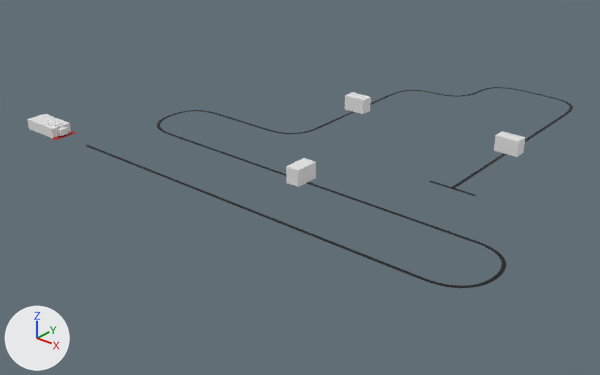
An edit to the Blender file main/main.blend, drawn before and after from the same camera.
Camera for both pictures: a 50 mm camera at (3.03, -2.11, 1.49) aimed at (0.7, 0.7, -0.26). Lighting does not change. The marker at lower left points along +X, +Y and +Z.

The older version as bpy lines, for what is in view:
```python
me_cube = bpy.data.meshes.new('Cube')
me_cube.from_pydata(...)  # a box spanning x 1.4725..1.5875, y 1.1475..1.2125, z 0.0..0.075
me_cube_003 = bpy.data.meshes.new('Cube.003')
me_cube_003.from_pydata(...)  # a box spanning x 0.6225..0.7375, y 1.1475..1.2125, z 0.0..0.075
me_cube_004 = bpy.data.meshes.new('Cube.004')
me_cube_004.from_pydata(...)  # a box spanning x 0.9675..1.0325, y 0.2825..0.3975, z 0.0..0.075
me_cube_014 = bpy.data.meshes.new('Cube.014')
me_cube_014.from_pydata(...)  # a box spanning x -0.1..0.1, y -0.1..0.1, z -0.1..0.1
me_plane = bpy.data.meshes.new('Plane')
me_plane.from_pydata([(-0.009, -0.009, 0.0), (0.009, -0.009, 0.0), (-0.009, 0.009, 0.0), (0.009, 0.009, 0.0)], [], [(0, 1, 3, 2)])
me_plane.materials.append(mat_material)  # black #000000
ob_cube = bpy.data.objects.new('Cube', me_cube)
ob_cube.location = (0.0, 0.0, 0.0)
ob_cube_001 = bpy.data.objects.new('Cube.001', me_cube_004)
ob_cube_001.location = (0.0, 0.0, 0.0)
ob_cube_002 = bpy.data.objects.new('Cube.002', me_cube_003)
ob_cube_002.location = (0.0, 0.0, 0.0)
ob_plane = bpy.data.objects.new('Plane', me_plane)
ob_plane.location = (0.0, 0.0, 0.0)
_m = ob_plane.modifiers.new('Array', 'ARRAY')
_m.fit_type = 'FIT_CURVE'
_m.curve = ob_nurbspath
_m = ob_plane.modifiers.new('Curve', 'CURVE')
_m.object = ob_nurbspath
ob_vehicle = bpy.data.objects.new('Vehicle', me_cube_014)
ob_vehicle.location = (-0.293, 0.0, 0.025)
ob_vehicle.scale = (1.0, 0.5, 0.25)
```
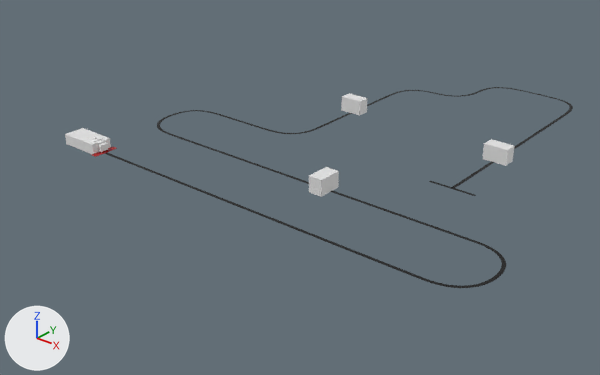
Commit message: More marble Fixes

Where the newer file only moved an object's origin or applied its transform, the numbers keep the older frame.

Where the change shows, as pixel boxes [x1, y1, x2, y2] in the pictures (600 x 375 px):
'Cube.001', reshaped
    before: [286, 158, 316, 187]
    after: [309, 167, 339, 197]
'Vehicle', moved
    before: [27, 114, 71, 138]
    after: [65, 128, 111, 154]
'Cube.003', added
    after: [482, 139, 515, 166]
'Cube', deleted
    before: [494, 131, 525, 157]
'Cube.002', reshaped
    before: [345, 92, 371, 114]
    after: [341, 93, 367, 116]
'DistanceSensor', moved
    before: [58, 127, 68, 136]
    after: [98, 142, 108, 152]
'LineFollower', moved
    before: [51, 131, 77, 140]
    after: [92, 147, 117, 157]
'Container', moved
    before: [48, 121, 63, 127]
    after: [88, 135, 103, 142]

The change in detail:
me_cube_004 has 8 vertices, 6 faces and spans x 0.9675..1.0325, y 0.2825..0.3975, z 0.0..0.075.
me_cube_004 is used by ob_cube_001; location (0.0, 0.0, 0.0).
Part 1, on me_cube_004:
Vertex 0 of me_cube_004 moves from (1.0325, 0.2825, 0.0) at pixel (298, 187) to (1.0948, 0.2748, -0.002) at pixel (308, 192).
Vertex 1 of me_cube_004 moves from (1.0325, 0.2825, 0.075) at pixel (298, 170) to (1.0948, 0.2748, 0.073) at pixel (308, 175).
Vertex 2 of me_cube_004 moves from (0.9675, 0.2825, 0.0) at pixel (286, 182) to (1.0948, 0.3898, -0.002).
Vertex 3 of me_cube_004 moves from (0.9675, 0.2825, 0.075) at pixel (286, 166) to (1.0948, 0.3898, 0.073) at pixel (326, 166).
Vertex 4 of me_cube_004 moves from (1.0325, 0.3975, 0.0) at pixel (315, 178) to (1.1598, 0.2748, -0.002) at pixel (321, 196).
Vertex 5 of me_cube_004 moves from (1.0325, 0.3975, 0.075) at pixel (315, 161) to (1.1598, 0.2748, 0.073) at pixel (321, 180).
Vertex 6 of me_cube_004 moves from (0.9675, 0.3975, 0.0) to (1.1598, 0.3898, -0.002) at pixel (338, 187).
Vertex 7 of me_cube_004 moves from (0.9675, 0.3975, 0.075) at pixel (303, 157) to (1.1598, 0.3898, 0.073) at pixel (338, 170).
me_cube_003 has 8 vertices, 6 faces and spans x 0.6225..0.7375, y 1.1475..1.2125, z 0.0..0.075.
me_cube_003 is used by ob_cube_002; location (0.0, 0.0, 0.0).
Part 2, on me_cube_003:
Vertex 0 of me_cube_003 moves from (0.6225, 1.1475, 0.0) at pixel (344, 109) to (0.7322, 1.1267, -0.002) at pixel (359, 115).
Vertex 1 of me_cube_003 moves from (0.6225, 1.1475, 0.075) at pixel (344, 95) to (0.7322, 1.1267, 0.073) at pixel (359, 101).
Vertex 2 of me_cube_003 moves from (0.6225, 1.2125, 0.0) to (0.6172, 1.1267, -0.002) at pixel (341, 110).
Vertex 3 of me_cube_003 moves from (0.6225, 1.2125, 0.075) at pixel (352, 92) to (0.6172, 1.1267, 0.073) at pixel (341, 96).
Vertex 4 of me_cube_003 moves from (0.7375, 1.1475, 0.0) at pixel (362, 114) to (0.7322, 1.1917, -0.002) at pixel (366, 112).
Vertex 5 of me_cube_003 moves from (0.7375, 1.1475, 0.075) at pixel (363, 100) to (0.7322, 1.1917, 0.073) at pixel (367, 98).
Vertex 6 of me_cube_003 moves from (0.7375, 1.2125, 0.0) at pixel (370, 110) to (0.6172, 1.1917, -0.002).
Vertex 7 of me_cube_003 moves from (0.7375, 1.2125, 0.075) at pixel (370, 96) to (0.6172, 1.1917, 0.073) at pixel (349, 93).
Mesh me_cube_005 is new.
It is a box spanning x -0.001..0.001, y -0.001..0.001, z -0.001..0.001.
Object 'Vehicle' (ob_vehicle) moves from (-0.293, 0.0, 0.025) to (0.007, 0.0, 0.025).
Object 'Cube' (ob_cube) is deleted.
Object 'Cube.003' (ob_cube_003) is new; it shows me_cube_005.
Its location is (1.535, 1.065, 0.035).
Its rotation in degrees is (0, 0, 90).
Its scale is (32.5, 57.5, 37.5).
